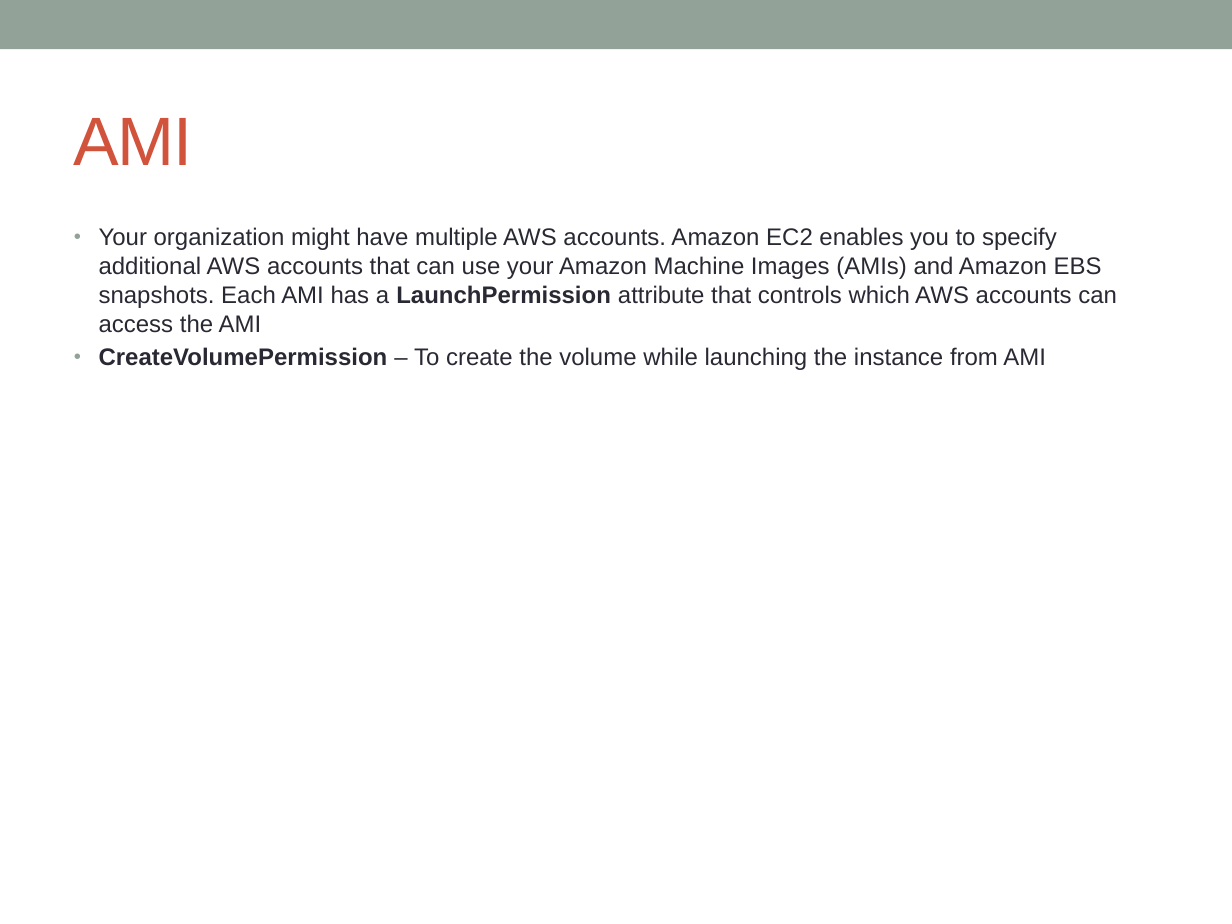
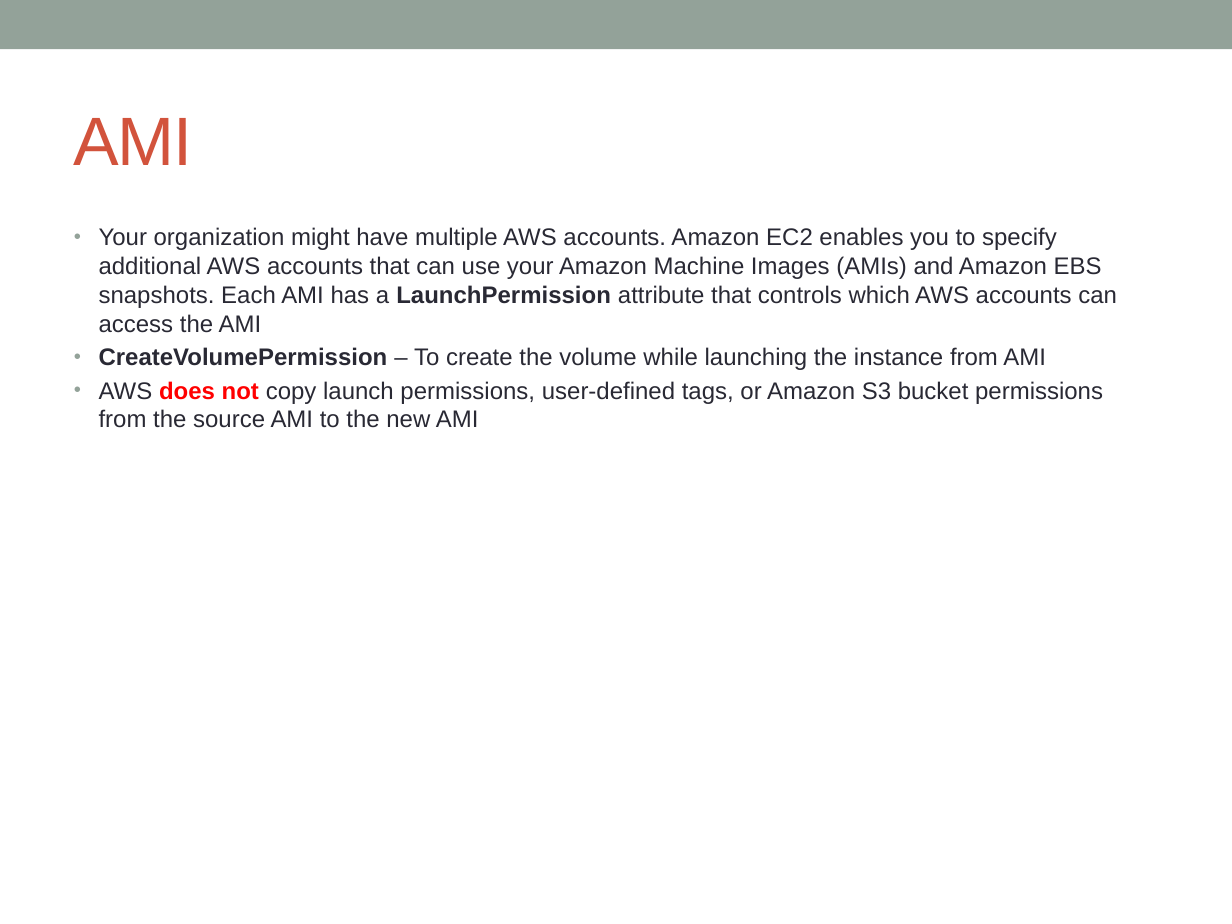
Before and after one commit to notionquest/ProjectDocumentation, a slide deck: slide 13 of AWS_Solution_Architect.pptx (slide 12 before the commit). Drawn at 1232x924 pixels with LibreOffice and Linux fonts; fonts in the diff are those of the drawing. Boxes give left, top, right and bottom in pixels: in the first picture for what was removed or moved away, otherwise in the second. Text is boxed around its words. In the diff, an @@ line names an element or a change of style, - is before the commit and + after.

```diff
--- a/AWS_Solution_Architect.pptx
+++ b/AWS_Solution_Architect.pptx
@@ text at bbox=[99, 381, 1103, 428]: paragraph added @@
+• AWS does not copy launch permissions, user-defined tags, or Amazon S3 bucket permissions from the source AMI to the new AMI
```
Also in this commit, not shown: 9 other slides changed, 21 slides added.
